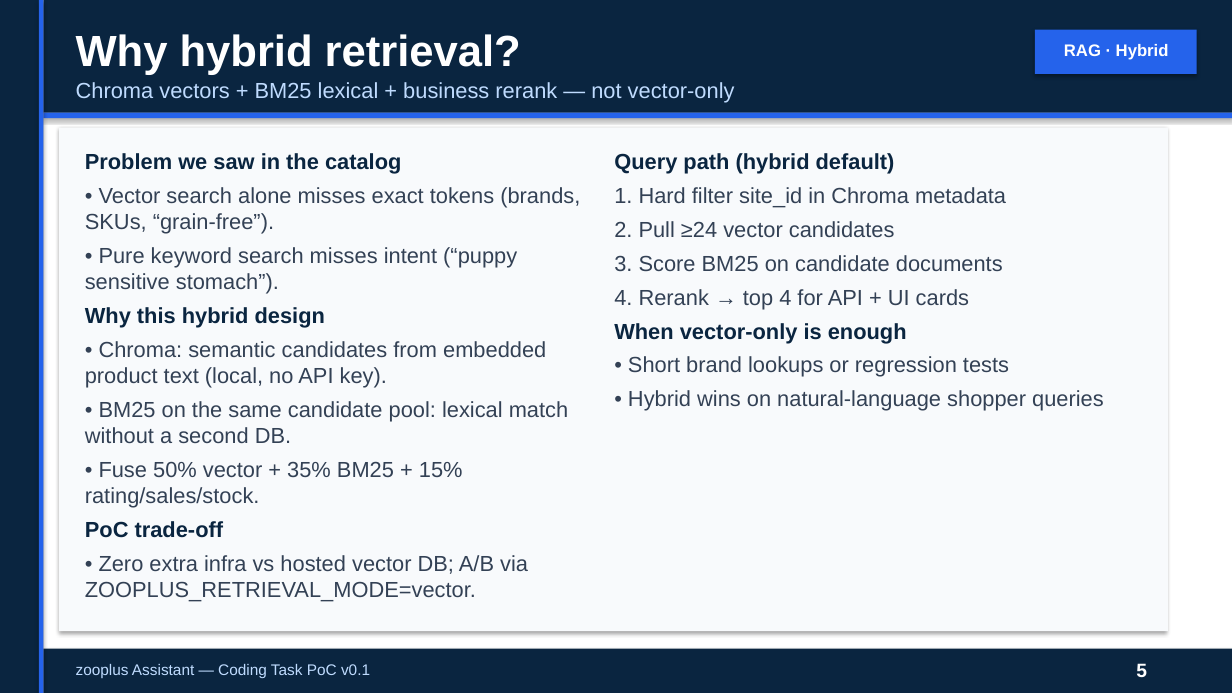
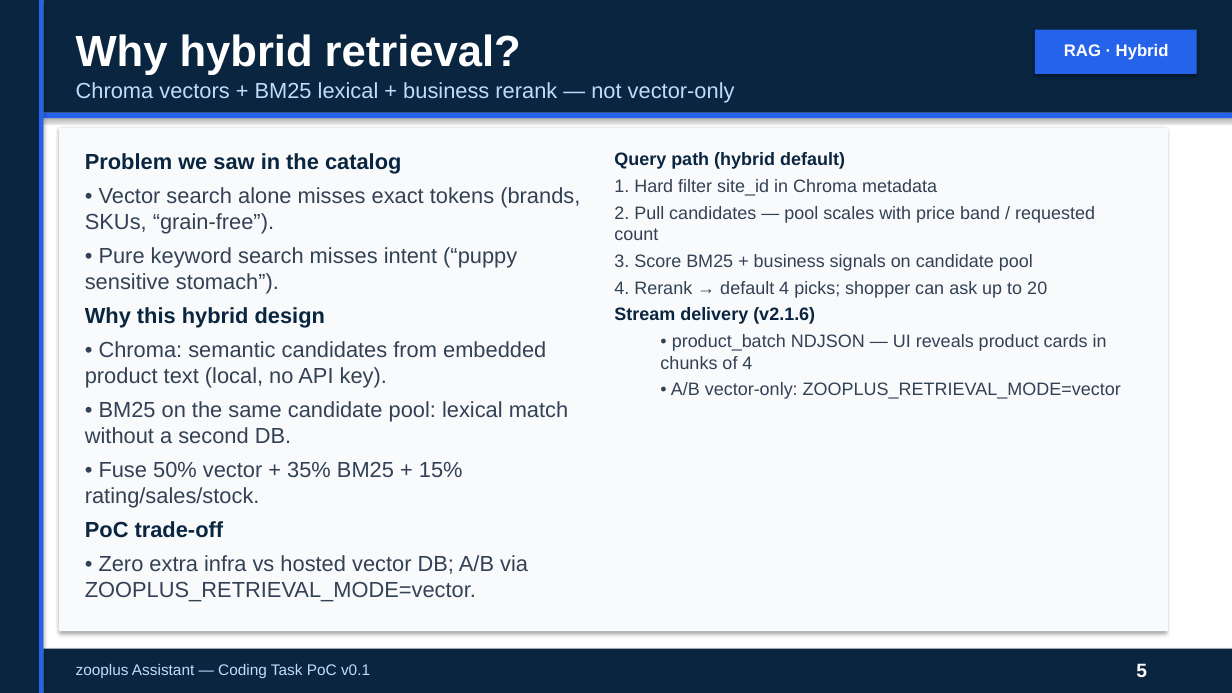
Before and after one commit to peluzzza/PoCAssistantZooplus, a slide deck: slide 5 of docs/deliverables/v0.1/zooplus-assistant-interview-15min-pro.pptx. Drawn at 1232x693 pixels with LibreOffice and Linux fonts; fonts in the diff are those of the drawing. Boxes give left, top, right and bottom in pixels: in the first picture for what was removed or moved away, otherwise in the second. Text is boxed around its words. In the diff, an @@ line names an element or a change of style, - is before the commit and + after.

```diff
--- a/docs/deliverables/v0.1/zooplus-assistant-interview-15min-pro.pptx
+++ b/docs/deliverables/v0.1/zooplus-assistant-interview-15min-pro.pptx
@@ text at (614, 152, 937, 196): size 17 to 14 pt in "Query path (hybrid default)", "1. Hard filter site_id in Chroma metadata"; less space between paragraphs @@
@@ text at (614, 206, 1121, 399): text changed; size 17 to 14 pt @@
-2. Pull ≥24 vector candidates
-3. Score BM25 on candidate documents
-4. Rerank → top 4 for API + UI cards
-When vector-only is enough
-• Short brand lookups or regression tests
-• Hybrid wins on natural-language shopper queries
+2. Pull candidates — pool scales with price band / requested count
+3. Score BM25 + business signals on candidate pool
+4. Rerank → default 4 picks; shopper can ask up to 20
+Stream delivery (v2.1.6)
+  • product_batch NDJSON — UI reveals product cards in chunks of 4
+  • A/B vector-only: ZOOPLUS_RETRIEVAL_MODE=vector
```
Also in this commit, not shown: 2 other slides changed, 5 other files.
